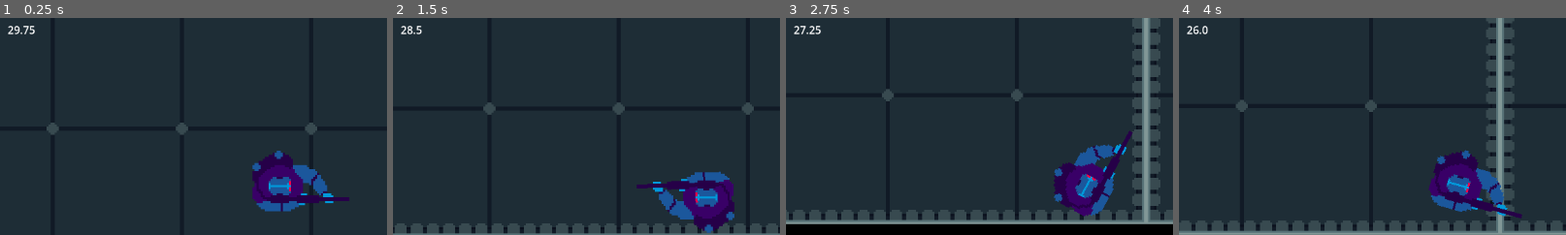
Above: before the commit, frames 1-4 (left to right).
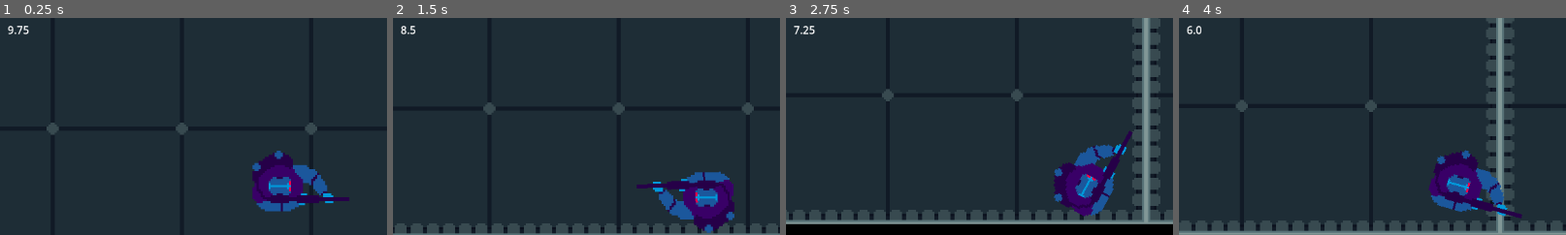
Above: after the commit, the same moments.

Repository: AthertonRoamer/GMTK25
Game: Godot game, scene res://framework/main/main.tscn
The game is run twice, just before and just after one commit, with the same random seed, the same clock (stepped at 60 frames per second) and the same inputs.
Inputs (mouse positions are % of the whole screen's width and height, from its top left):
- Up to frame 1 (0.25 s): no input
- Up to frame 2 (1.5 s): tap Enter at 0.5 s; move the mouse to (72, 45) at 0.52 s; press the mouse at (72, 45) at 0.53 s; hold D (walk_right) 0.53-1.28 s; move the mouse to (30, 55) at 1.27 s; release the mouse at (30, 55) at 1.28 s; hold S (walk_down) from 1.28 s (still down); tap W (significant_input) at 1.35 s
- Up to frame 3 (2.75 s): move the mouse to (60, 28) at 2.02 s; release S (walk_down) at 2.03 s; press the mouse at (60, 28) at 2.03 s; hold D (walk_right) from 2.03 s (still down)
- Up to frame 4 (4 s): move the mouse to (45, 70) at 2.77 s; release the mouse at (45, 70) at 2.78 s; tap W (significant_input) at 2.85 s; move the mouse to (80, 65) at 3.52 s; release D (walk_right) at 3.53 s; press the mouse at (80, 65) at 3.53 s; hold A (walk_left) from 3.53 s (still down)
The pictures show only the part of the screen within x 14-64%, y 12-61%; the shares and areas given below are measured in that part.

The runs differ from the first frame. In frame 1, 0.2% of the frame differs, in the area x 2-10%, y 3-8%; in frame 2, 0.1%; in frame 3, 0.2%; in frame 4, 0.2%.

Commit message:
added them

Diff:
--- a/gmtk25/levels/maps/test/test_map_1.tscn
+++ b/gmtk25/levels/maps/test/test_map_1.tscn
@@ -1,8 +1,10 @@
-[gd_scene load_steps=7 format=4 uid="uid://defjcqdh5khgq"]
+[gd_scene load_steps=9 format=4 uid="uid://defjcqdh5khgq"]
 
 [ext_resource type="Script" uid="uid://cbddoc06qeokt" path="res://levels/maps/test/test_map_1.gd" id="1_18uf0"]
 [ext_resource type="Texture2D" uid="uid://bboyu1qx65be4" path="res://assets/tiles_ss.png" id="2_kwgks"]
 [ext_resource type="Texture2D" uid="uid://ci3u237pksydm" path="res://assets/light.png" id="3_18uf0"]
+[ext_resource type="PackedScene" uid="uid://dmle8h1leo6fi" path="res://placeables/button.tscn" id="3_g0t7c"]
+[ext_resource type="PackedScene" uid="uid://bdu561h11ipkb" path="res://placeables/gate.tscn" id="4_kwgks"]
 
 [sub_resource type="TileSetAtlasSource" id="TileSetAtlasSource_n36j1"]
 texture = ExtResource("2_kwgks")
@@ -72,19 +74,16 @@
 position = Vector2(79, 159)
 rotation = 1.51343
 
-[node name="wires4" type="Sprite2D" parent="buttons"]
-texture_filter = 1
-position = Vector2(28.1696, -54.4745)
-texture = ExtResource("2_kwgks")
-hframes = 8
-vframes = 3
-frame = 9
+[node name="button" parent="buttons" instance=ExtResource("3_g0t7c")]
+position = Vector2(-49.7021, -58.9466)
+target_scene = NodePath("../../gates/gate1")
 
 [node name="wires" type="Node2D" parent="."]
-position = Vector2(79, 159)
+position = Vector2(79, 84)
 rotation = 1.51343
 
 [node name="wires" type="Sprite2D" parent="wires"]
+visible = false
 texture_filter = 1
 position = Vector2(-124.919, 29.887)
 rotation = -1.67154
@@ -95,8 +94,8 @@
 
 [node name="wires2" type="Sprite2D" parent="wires"]
 texture_filter = 1
-position = Vector2(-55.4355, 40.8889)
-rotation = -2.3805
+position = Vector2(-51.6615, 10.0545)
+rotation = -1.49918
 texture = ExtResource("2_kwgks")
 hframes = 8
 vframes = 3
@@ -111,14 +110,6 @@
 
 [node name="gates" type="Node2D" parent="."]
 
-[node name="wires4" type="Sprite2D" parent="gates"]
-texture_filter = 1
-position = Vector2(96, 0)
-texture = ExtResource("2_kwgks")
-hframes = 8
-vframes = 3
-frame = 13
-
 [node name="wires5" type="Sprite2D" parent="gates"]
 texture_filter = 1
 position = Vector2(640, 287)
@@ -127,6 +118,9 @@
 hframes = 8
 vframes = 3
 frame = 13
+
+[node name="gate1" parent="gates" instance=ExtResource("4_kwgks")]
+position = Vector2(96, 0)
 
 [node name="lights" type="Node2D" parent="."]
 
--- a/gmtk25/levels/test/test_level_1.tscn
+++ b/gmtk25/levels/test/test_level_1.tscn
@@ -4,4 +4,4 @@
 
 [node name="TestLevel1" type="Node2D"]
 script = ExtResource("1_2v3iu")
-loop_time = 30.0
+loop_time = 10.0
--- /dev/null
+++ b/gmtk25/placeables/button.gd
@@ -0,0 +1,41 @@
+extends Area2D
+
+@export_enum("Toggle", "Hold") var activation_mode : String = "Hold"
+@export var target_scene : NodePath
+
+
+@onready var animation_player: AnimationPlayer = $AnimationPlayer
+var _is_active: bool = false
+
+var player_on_button = false
+
+func _on_body_entered(body: Node):
+	print("entered")
+	if not body.is_in_group("player"): return
+	if activation_mode == "Toggle":
+		_is_active = !_is_active
+		activate()
+	elif activation_mode == "Hold":
+		_is_active = true
+		activate()
+	player_on_button = true
+
+func _on_body_exited(body: Node):
+	if not body.is_in_group("player"): return
+	player_on_button = false
+	var bodies = get_overlapping_bodies()
+	for b in bodies:
+		if b.is_in_group("player"):
+			player_on_button = true
+			return
+	if activation_mode == "Hold":
+		_is_active = false
+		activate()
+	animation_player.play("RESET")
+
+func activate():
+	if !player_on_button:
+		animation_player.play("glow")
+		var target = get_node(target_scene)
+		if target and target.has_method("activate"):
+			target.activate(_is_active)
--- /dev/null
+++ b/gmtk25/placeables/button.tscn
@@ -0,0 +1,67 @@
+[gd_scene load_steps=7 format=3 uid="uid://dmle8h1leo6fi"]
+
+[ext_resource type="Texture2D" uid="uid://bboyu1qx65be4" path="res://assets/tiles_ss.png" id="1_5hkij"]
+[ext_resource type="Script" uid="uid://wpycmc2fub2e" path="res://placeables/button.gd" id="2_bhl7q"]
+
+[sub_resource type="CircleShape2D" id="CircleShape2D_dccxg"]
+radius = 17.0294
+
+[sub_resource type="Animation" id="Animation_bhl7q"]
+resource_name = "glow"
+length = 0.001
+tracks/0/type = "value"
+tracks/0/imported = false
+tracks/0/enabled = true
+tracks/0/path = NodePath("button:frame")
+tracks/0/interp = 1
+tracks/0/loop_wrap = true
+tracks/0/keys = {
+"times": PackedFloat32Array(0),
+"transitions": PackedFloat32Array(1),
+"update": 1,
+"values": [10]
+}
+
+[sub_resource type="Animation" id="Animation_dccxg"]
+length = 0.001
+tracks/0/type = "value"
+tracks/0/imported = false
+tracks/0/enabled = true
+tracks/0/path = NodePath("button:frame")
+tracks/0/interp = 1
+tracks/0/loop_wrap = true
+tracks/0/keys = {
+"times": PackedFloat32Array(0),
+"transitions": PackedFloat32Array(1),
+"update": 1,
+"values": [9]
+}
+
+[sub_resource type="AnimationLibrary" id="AnimationLibrary_n8t8r"]
+_data = {
+&"RESET": SubResource("Animation_dccxg"),
+&"glow": SubResource("Animation_bhl7q")
+}
+
+[node name="button" type="Area2D"]
+collision_mask = 3
+script = ExtResource("2_bhl7q")
+
+[node name="button" type="Sprite2D" parent="."]
+texture_filter = 1
+texture = ExtResource("1_5hkij")
+hframes = 8
+vframes = 3
+frame = 9
+
+[node name="CollisionShape2D" type="CollisionShape2D" parent="."]
+visible = false
+shape = SubResource("CircleShape2D_dccxg")
+
+[node name="AnimationPlayer" type="AnimationPlayer" parent="."]
+libraries = {
+&"": SubResource("AnimationLibrary_n8t8r")
+}
+
+[connection signal="body_entered" from="." to="." method="_on_body_entered"]
+[connection signal="body_exited" from="." to="." method="_on_body_exited"]
--- /dev/null
+++ b/gmtk25/placeables/gate.gd
@@ -0,0 +1,15 @@
+extends StaticBody2D
+
+@onready var collision_shape: CollisionShape2D = $CollisionShape2D
+@onready var animation_player: AnimationPlayer = $AnimationPlayer
+
+func activate(is_active: bool):
+	print("door activated")
+	if collision_shape.disabled == true:
+		collision_shape.set_deferred("disabled", false)
+	else:
+		collision_shape.set_deferred("disabled", true)
+	if is_active:
+		animation_player.play("open")
+	else:
+		animation_player.play("close")
--- /dev/null
+++ b/gmtk25/placeables/gate.tscn
@@ -0,0 +1,80 @@
+[gd_scene load_steps=8 format=3 uid="uid://bdu561h11ipkb"]
+
+[ext_resource type="Script" uid="uid://dtt3kbxth7mhi" path="res://placeables/gate.gd" id="1_swayr"]
+[ext_resource type="Texture2D" uid="uid://bboyu1qx65be4" path="res://assets/tiles_ss.png" id="2_wgqjl"]
+
+[sub_resource type="RectangleShape2D" id="RectangleShape2D_swayr"]
+size = Vector2(64, 14)
+
+[sub_resource type="Animation" id="Animation_swayr"]
+resource_name = "open"
+length = 0.5
+tracks/0/type = "value"
+tracks/0/imported = false
+tracks/0/enabled = true
+tracks/0/path = NodePath("Sprite2D:frame")
+tracks/0/interp = 1
+tracks/0/loop_wrap = true
+tracks/0/keys = {
+"times": PackedFloat32Array(0, 0.2, 0.4),
+"transitions": PackedFloat32Array(1, 1, 1),
+"update": 1,
+"values": [13, 14, 15]
+}
+
+[sub_resource type="Animation" id="Animation_wgqjl"]
+resource_name = "close"
+length = 0.5
+tracks/0/type = "value"
+tracks/0/imported = false
+tracks/0/enabled = true
+tracks/0/path = NodePath("Sprite2D:frame")
+tracks/0/interp = 1
+tracks/0/loop_wrap = true
+tracks/0/keys = {
+"times": PackedFloat32Array(0, 0.2, 0.4),
+"transitions": PackedFloat32Array(1, 1, 1),
+"update": 1,
+"values": [15, 14, 13]
+}
+
+[sub_resource type="Animation" id="Animation_kw435"]
+length = 0.001
+tracks/0/type = "value"
+tracks/0/imported = false
+tracks/0/enabled = true
+tracks/0/path = NodePath("Sprite2D:frame")
+tracks/0/interp = 1
+tracks/0/loop_wrap = true
+tracks/0/keys = {
+"times": PackedFloat32Array(0),
+"transitions": PackedFloat32Array(1),
+"update": 1,
+"values": [13]
+}
+
+[sub_resource type="AnimationLibrary" id="AnimationLibrary_qd624"]
+_data = {
+&"RESET": SubResource("Animation_kw435"),
+&"close": SubResource("Animation_wgqjl"),
+&"open": SubResource("Animation_swayr")
+}
+
+[node name="gate1" type="StaticBody2D"]
+texture_filter = 1
+script = ExtResource("1_swayr")
+
+[node name="CollisionShape2D" type="CollisionShape2D" parent="."]
+visible = false
+shape = SubResource("RectangleShape2D_swayr")
+
+[node name="Sprite2D" type="Sprite2D" parent="."]
+texture = ExtResource("2_wgqjl")
+hframes = 8
+vframes = 3
+frame = 13
+
+[node name="AnimationPlayer" type="AnimationPlayer" parent="."]
+libraries = {
+&"": SubResource("AnimationLibrary_qd624")
+}
--- a/gmtk25/player/player.tscn
+++ b/gmtk25/player/player.tscn
@@ -9,8 +9,8 @@
 [sub_resource type="CircleShape2D" id="CircleShape2D_rkbax"]
 radius = 2.23607
 
-[node name="Player" type="CharacterBody2D"]
-collision_layer = 0
+[node name="Player" type="CharacterBody2D" groups=["player"]]
+collision_layer = 2
 motion_mode = 1
 script = ExtResource("1_oul6g")
 
--- a/gmtk25/project.godot
+++ b/gmtk25/project.godot
@@ -14,6 +14,10 @@
 run/main_scene="uid://dwhjh7wi8ygwv"
 config/features=PackedStringArray("4.4", "Forward Plus")
 config/icon="res://assets/icon.svg"
+
+[global_group]
+
+player=""
 
 [input]
 
Not shown, added: gmtk25/placeables/button.gd.uid
Not shown, added: gmtk25/placeables/gate.gd.uid
